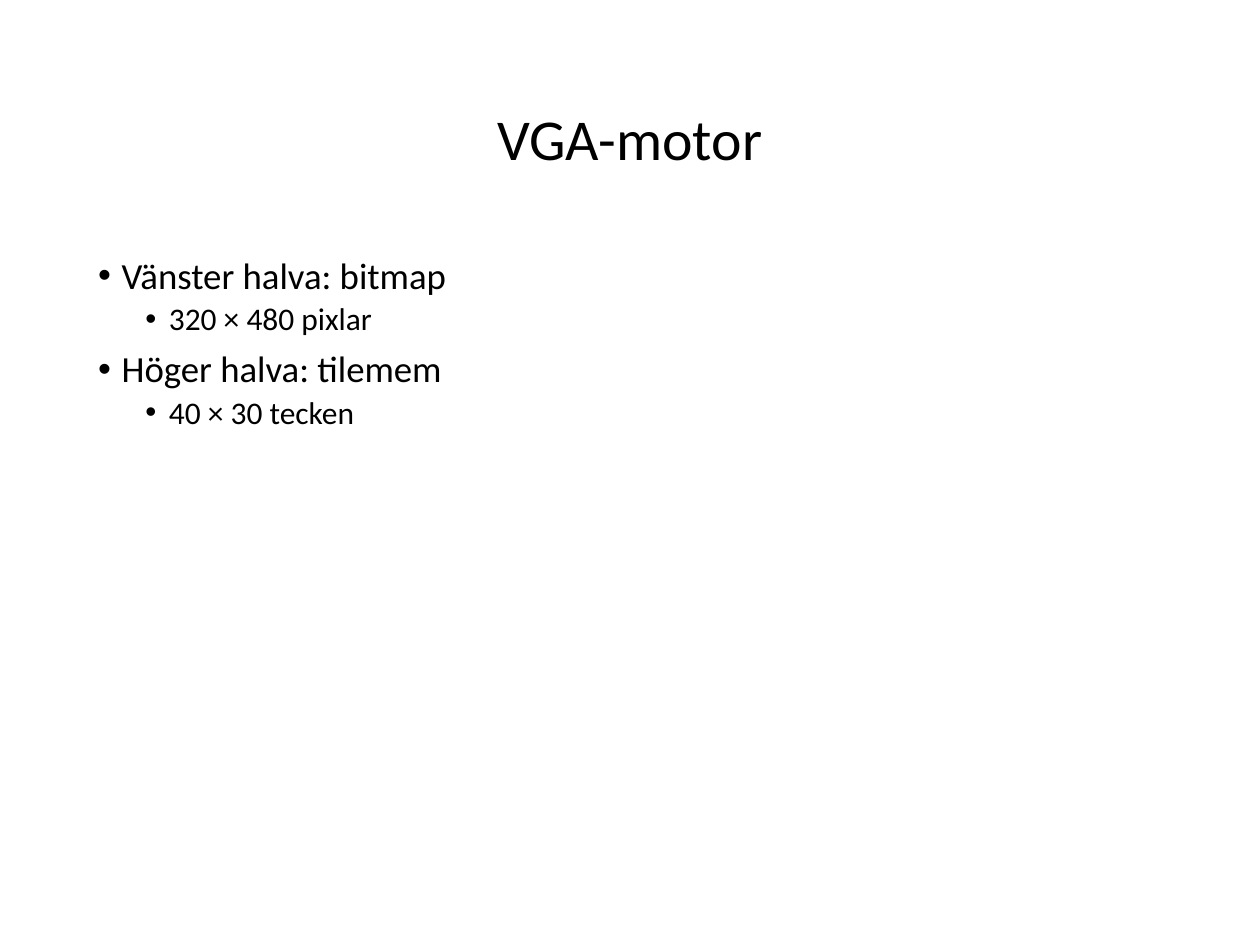
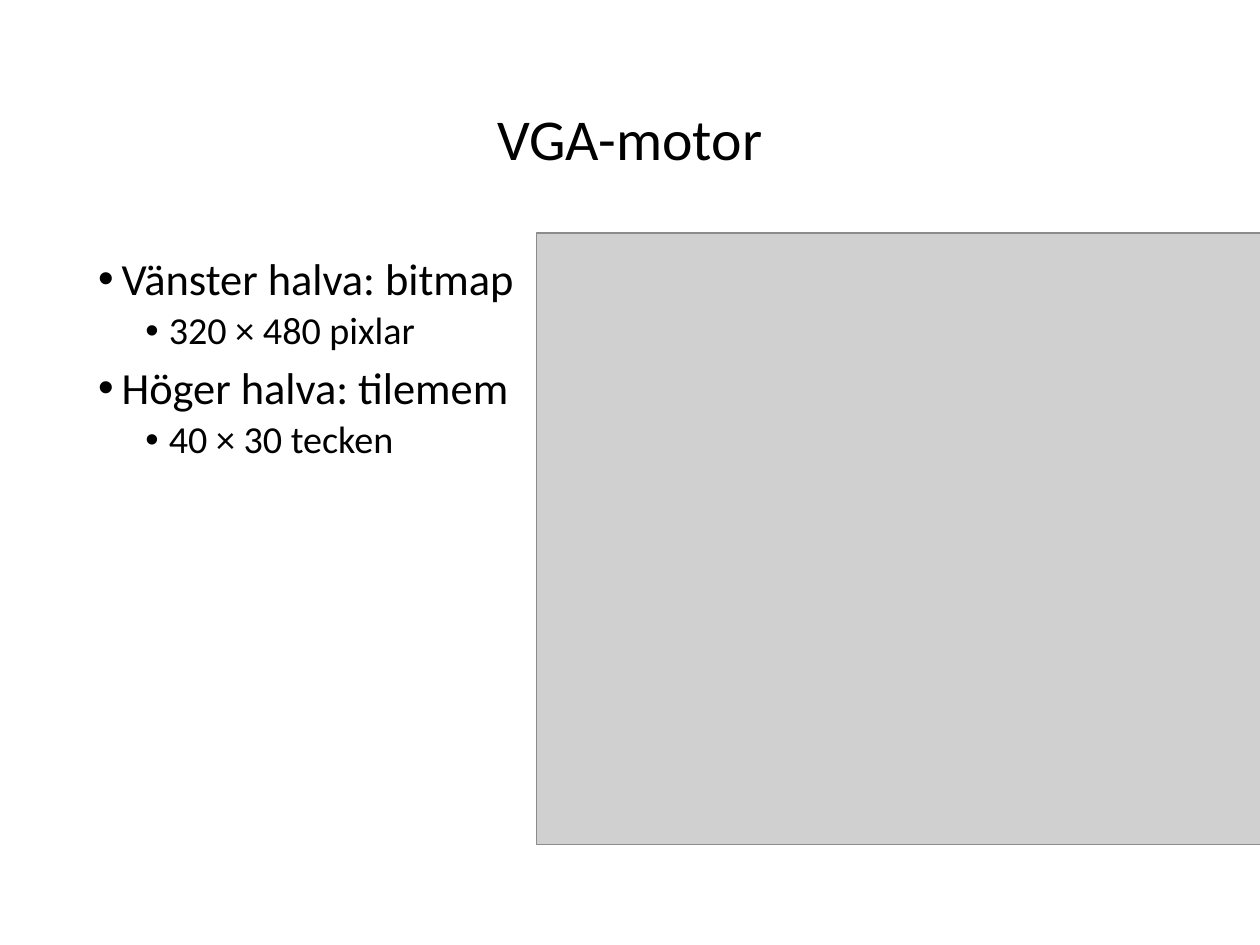
Before and after one commit to Jethro95/TSEA83_Graphing_Calculator, a slide deck: slide 12 of presentation/presentation_powerpoint.pptx. Drawn at 1260x945 pixels with LibreOffice and Linux fonts; fonts in the diff are those of the drawing; grey boxes stand for pictures. Boxes give left, top, right and bottom in pixels: in the first picture for what was removed or moved away, otherwise in the second. Text is boxed around its words. In the diff, an @@ line names an element or a change of style, - is before the commit and + after.

```diff
--- a/presentation/presentation_powerpoint.pptx
+++ b/presentation/presentation_powerpoint.pptx
@@ picture added at bbox=[536, 233, 1260, 845] @@
@@ text "Vänster halva: bitmap" at bbox=[122, 264, 513, 454]: size 23.1 to 28 pt in "Vänster halva: bitmap", "Höger halva: tilemem"; size 19.8 to 24 pt in "320 × 480 pixlar", "40 × 30 tecken" @@
```
Also in this commit, not shown: 11 other slides changed.
